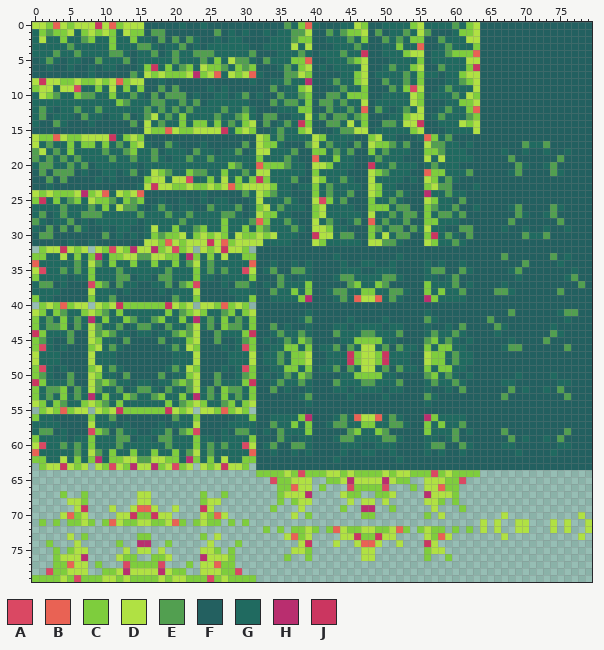
Pixel-art file -- graphics/source/tilesets/grass.aseprite. Above: the version before the commit.
80x80 pixels, 1 frame.
Palette (. is transparent): A #da4863  B #e96254  C #7ecd3d  D #b0e143  E #529f50  F #236060  G #206a60  H #b92e6f  J #cb3660
And afterwards:
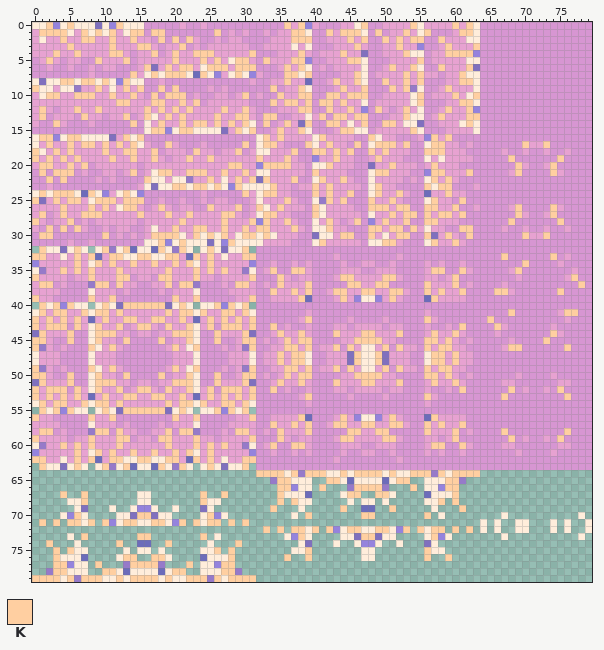
Colours new in this view: K #ffcfa1
The exact change:
layer "Midnight" now hidden
layer "Evening" now hidden
colour A: #da4863 -> #967ac9
colour B: #e96254 -> #9583dd
colour D: #b0e143 -> #ffeddb
colour F: #236060 -> #d796d2
colour G: #206a60 -> #e7a2d1
colour H: #b92e6f -> #6c6cba
colour J: #cb3660 -> #8070be
Changed rows in their new state; - is a pixel that keeps its letter.
first column x 0:
 0 --K--K------K-----------------------K-K--------K------K-----K-K----------------
 1 -KKKK--K-K-K--KK-KK-------K----------KK---K-KKK--K---K--K----KK----------------
 2 ----K--KK--K--K---K-K-K--------------KKK-----K-K--K-K-KK--K--------------------
 3 -----K-----K---KK----K------------------------K-----K------K---K---------------
 4 ---K--K----KK----K--K--KKK-----K------K-----K--------K-----KKKK----------------
 5 --K------K---K------K---K-K--KK--K---KK------KK--------K-----------------------
 6 ----------------K--K-KK--KKK-KKK----K-K------------K--K---K---K----------------
 7 --------------K--K-KKK--K----K------KK-K------K------K-K-----K-----------------
 8 ----KK-KK-K--K----------------------K------K--K---K--K-K-----KK----------------
 9 K--------K---K-K--K-K-------------K---K-----K--K---K-K-----K-------------------
10 --KK--KKK--K--K--K-KKK--------K----K--KK--KK-KKK-------K----K--K---------------
11 ------------KK---KK--K-K----------K-KK-K-KK-K----------K-----KK----------------
12 -K----K--K------K-K-K-K----K--K-------KK--K--K---K---K-----K--K----------------
13 -K-----K-----K--K--K-K----K--KK--KK------K-KK-KK-----K----K---KK---------------
14 ---K----------K---K--K-KK-K-K-K--K--K--K--KK---K--KK----------K----------------
15 -----------------KK--KK------K-K---K--K-----KK--------K------------------------
16 -KK--KK------K-K-----------------K-K-----K------K--------K-K-------------------
17 --K--K-KK-K-K-K----K----------K--KK----K--K---K--KKK-K---KK-----------K--K-----
18 K--K-K----K--KK--K-----K-----K-------K--KK-K-K--K-K-----KKK--------------------
19 K-K-K-K----K--K--K----K--K------K---K------K-----K------------------K------K---
20 -KK--K-K--------------------KK---KKKK-----K--------K-----K-----------K----K----
21 -K-KKK--------K---KK--KKK--K--K---------K--------KK------KK---K------K----K----
22 --K-K-----------K--------K---K-K-K---K---K--K------------K-K-------------------
23 --------------------KK-KK-K--K----K-----K-K------K------K-KK-------------------
24 -K-KKK--K----K----------------K--KK-----K-K--K---K--K------K-------------------
25 K--K-KK--KKK-KKK--------------------K-----K-K---K--K-----K---K-----------------
26 ----K---K-K--KK---K------K---K--K--K----K-------KKK-KK--KK--K--------K----K----
27 -K--K--KKK-----K---K--K----KK----KK-----K----------K-KK-K-KK-K-------K----K----
28 K----K---------------K-----K---K-K--K-----K---K---K--K--KK----------K------K---
29 --K-K-K-------------K--KK--K--K-KK---K----K-----KK-KK-K------KK----------------
30 -KK-------K------KKKK--K-K-K--KK-K----------KK--K---KK--K--K--K-------K--K-----
31 ------------------K--K------K------------K--------KK-----K--K------------------
32 -K----K---K--K----K--K---K----K------------------------------------------------
33 KK----K-K--KK--KK--KK--K-K----KK-----------------------------------K------K----
34 ------K--K-K--K--K--K-K--K--------------------------------------------K--------
35 ----K-K-K---K------K---K-K-K------K--KK------------------KK--K-------K---------
36 K-------K---KK----KK---K-------K---K--------KK----KK--------K----------------K-
37 -KK------KK-K------K-KK------KK----K---K-----KK--KK-----K---K-----------------K
38 ----------------------------------K--K-K---KK--KK--KK---K-K--K----KK-------K---
39 K-------K--K--------K--K-------K------K-----K------K-----K---------------------
40 -K-K-K----K--KKKKKK--K----K-K-K------------------------------------------------
41 -K-KK--K-KK-K------K-KK-K--KK-K-------------------------------------K-------KK-
42 K-K-K-K---K--KK--KK--K---K-K-K-K-------K----------------K--------K-------------
43 K-KKK-K--K--K--KK--K--K--K-KKK-K--K--------------------------K----K------------
44 -K---K---KKK--------KKK---K---K----K--K----K---KK---K----K--K-------------K----
45 KK---K---K---K----K---K---K---KK----K-KK------KKKK------KK-K-------------K-----
46 K-------K--K--------K--K-------K----KK-K---K-K----K-K---K-KK--------KK------K--
47 -----------------------------------K-KK-------K--K-------KK-K------------------
48 -----------------------------------K-KK-------K--K-------KK-K------------------
49 K-------K--K--------K--K-------K----KK-K---K-K----K-K---K-KK-------------------
50 KK---K---K---K----K---K---K---KK----K-KK------KKKK------KK-K-------------------
51 -K---K---KKK--------KKK---K---K----K--K----K---KK---K----K--K------------------
52 K-KKK-K--K--K--KK--K--K--K-KKK-K--K--------------------------K------K------K---
53 K-K-K-K---K--KK--KK--K---K-K-K-K-------K----------------K----------K--------K--
54 -K-KK--K-KK-K------K-KK-K--KK-K------------------------------------------------
55 -K-K-K----K--KKKKKK--K----K-K-K------------------------------------------------
56 K-------K--K--------K--K-------K------K-----K------K-----K---------------------
57 ----------------------------------K--K-K---KK--KK--KK---K-K--K-----------------
58 -KK------KK-K------K-KK------KK----K---K-----KK--KK-----K---K------K--------K--
59 K-------K---KK----KK---K-------K---K--------KK----KK--------K-------K------K---
60 ----K-K-K---K------K---K-K-K------K--KK------------------KK--K-----------------
61 ------K--K-K--K--K--K-K--K-----------------------------------------------------
62 KK----K-K--KK--KK--KK--K-K----KK-----------------------------------------------
63 -K----K---K--K----K--K---K----K------------------------------------------------
64 --------------------------------KKKK-K-KKK--K-KKKK-K--KKK-K-KKKK---------------
65 -----------------------------------KK-----KK--------KK-----KK------------------
66 -----------------------------------KK----K----KKKK----K----KK------------------
67 ----K--K----------------K--K-------K---------KK--KK---------K------------------
68 -------K----------------K----------K-K--------------------K-K------------------
69 ----------------------------------K---------K------K---------K-----------------
70 ------K--------KK--------K-------------K-------KK-------K----------------------
71 -K-K-KK-K-K--KK--KK--K-K-KK-K-K------------------------------------------------
72 ---------------------------------K-K-KK-K-K--KK--KK--K-K-KK-K-K----------------
73 -------K-------KK-------K-------------K--------KK--------K---------------------
74 --K---------K------K---------K-------------------------------------------------
75 ---K-K--------------------K-K----------K----------------K----------------------
76 ---K---------KK--KK---------K-------K--K----------------K--K-------------------
77 ---KK----K----KKKK----K----KK--------------------------------------------------
78 ---KK-----KK--------KK-----KK--------------------------------------------------
79 KKKK-K-KKK--K-KKKK-K--KKK-K-KKKK-----------------------------------------------
